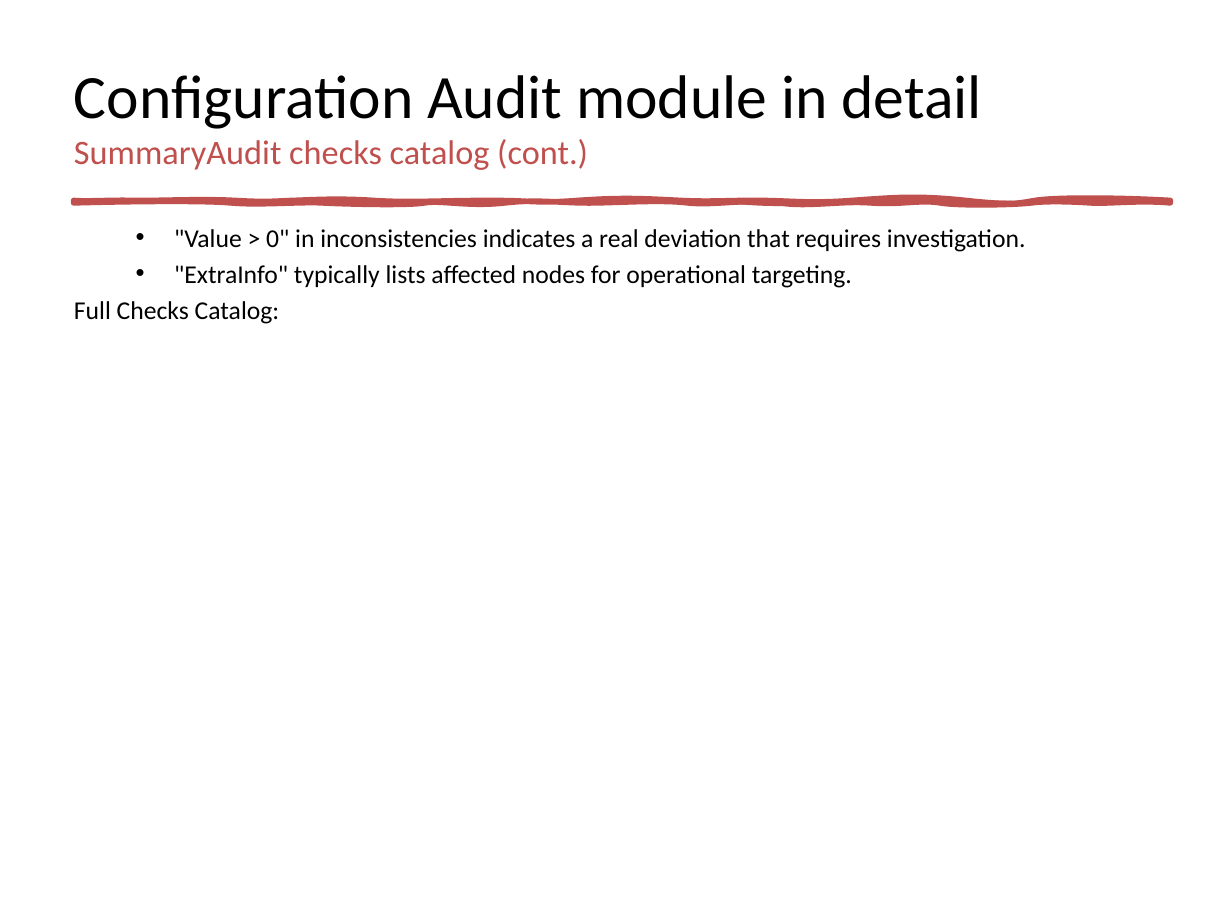
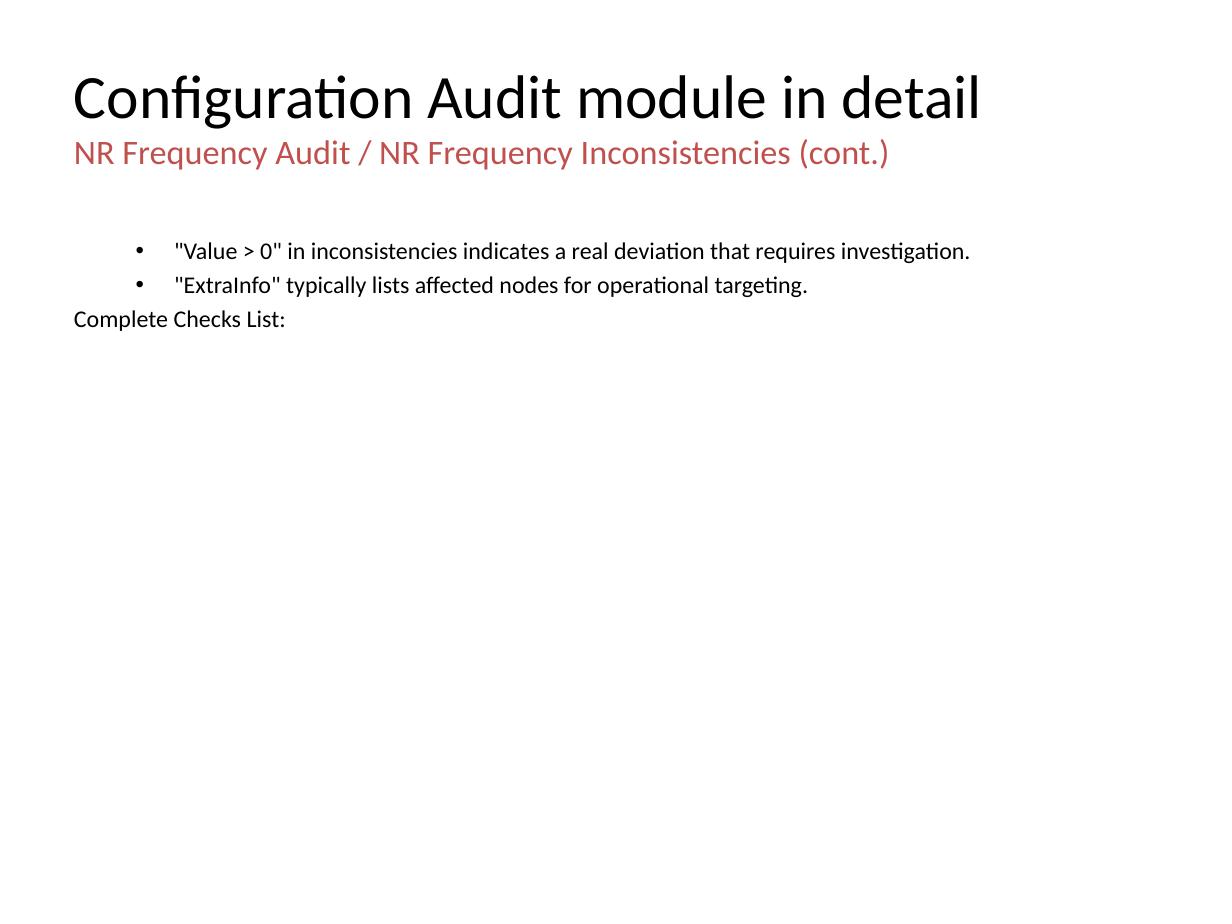
Before and after one commit to jaimetur/SSB_RetuningAutomations, a slide deck: slide 19 of help/User-Guide-SSB-Retuning-Automations-v0.7.4.pptx (slide 20 before the commit). Drawn at 1232x924 pixels with LibreOffice and Linux fonts; fonts in the diff are those of the drawing; background and template pictures are left out. Boxes give left, top, right and bottom in pixels: in the first picture for what was removed or moved away, otherwise in the second. Text is boxed around its words. In the diff, an @@ line names an element or a change of style, - is before the commit and + after.

Commit message:
Updated Technical User Guides to include the Check catalog of SummaryAudit table (with tips)

```diff
--- a/help/User-Guide-SSB-Retuning-Automations-v0.7.4.pptx
+++ b/help/User-Guide-SSB-Retuning-Automations-v0.7.4.pptx
@@ title at (x1=74, y1=139, x2=890, y2=170): text changed @@
-SummaryAudit checks catalog (cont.)
+NR Frequency Audit / NR Frequency Inconsistencies (cont.)
@@ freeform shape removed at (x1=74, y1=201, x2=1170, y2=203) @@
@@ text ""Value > 0" in inconsistencies ..." moved from (x1=74, y1=229, x2=1026, y2=324) to (x1=74, y1=242, x2=971, y2=331) @@
@@ text at (x1=174, y1=242, x2=971, y2=297): size 15 to 14 pt in ""Value > 0" in inconsistencies indicates a ...", ""ExtraInfo" typically lists affected nodes for operational ..." @@
@@ text at (x1=74, y1=310, x2=286, y2=331): text changed; size 15 to 14 pt @@
-Full Checks Catalog:
+Complete Checks List:
```
Also in this commit, not shown: 46 other slides changed, 5 slides added, 1 slide removed, 6 other files.
